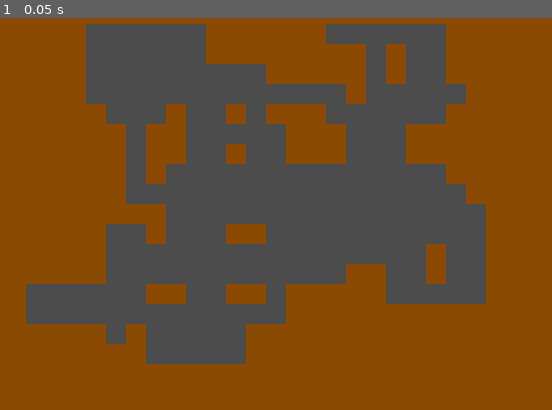
Above: before the commit, frame 1.
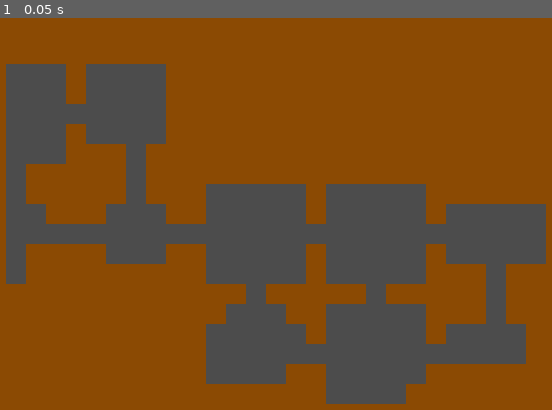
Above: after the commit, the same moment.

Repository: PiotrDawidziuk/Roguelike_Demo_Version_0_1
Game: Godot game, scene res://Scenes/Game.tscn
The game is run twice, just before and just after one commit, with the same random seed, the same clock (stepped at 60 frames per second) and the same inputs.
Inputs:
- Up to frame 1 (0.05 s): no input

The runs differ from the first frame. In frame 1, 43% of the frame differs, in the area x 1-99%, y 1-99%.

Commit message:
level generation algorithm finished

Diff:
--- a/Scenes/Game.gd
+++ b/Scenes/Game.gd
@@ -1,4 +1,6 @@
 extends Node2D
+
+const WALKERS_STEPS = 200
 
 var borders = Rect2(1,1, 38, 21)
 
@@ -10,7 +12,7 @@
 
 func generate_level():
 	var walker = Walker.new(Vector2(19,11), borders)
-	var map = walker.walk(500)
+	var map = walker.walk(WALKERS_STEPS)
 	walker.queue_free()
 	for location in map:
 		tileMap.set_cellv(location, -1)
--- a/Walker.gd
+++ b/Walker.gd
@@ -3,7 +3,8 @@
 class_name Walker
 
 const DIRECTIONS = [Vector2.RIGHT, Vector2.UP, Vector2.LEFT, Vector2.DOWN]
-
+const ROOM_SIZES = [3, 4, 6]
+const STEPS_NEEDED_TO_TURN = 6
 var position = Vector2.ZERO
 var direction = Vector2.RIGHT
 var borders  = Rect2()
@@ -17,8 +18,9 @@
 	borders = new_borders
 
 func walk(steps):
+	create_room(position)
 	for step in steps:
-		if randf() <= 0.25 or steps_since_last_turn >= 4:
+		if steps_since_last_turn >= STEPS_NEEDED_TO_TURN:
 			change_direction()
 
 		if step():
@@ -38,6 +40,7 @@
 
 
 func change_direction():
+	create_room(position)
 	steps_since_last_turn = 0
 	var directions = DIRECTIONS.duplicate()
 	directions.erase(direction)
@@ -45,3 +48,12 @@
 	direction = directions.pop_front()
 	while not borders.has_point(position+direction):
 			direction = directions.pop_front()
+
+func create_room(position):
+	var size = Vector2(randi() % ROOM_SIZES[1] + 2, randi() %  ROOM_SIZES[1] + 2)
+	var top_left_corner = (position - size/2).ceil()
+	for y in size.y:
+		for x in size.x:
+			var new_step = top_left_corner + Vector2(x,y)
+			if borders.has_point(new_step):
+				step_history.append(new_step)
